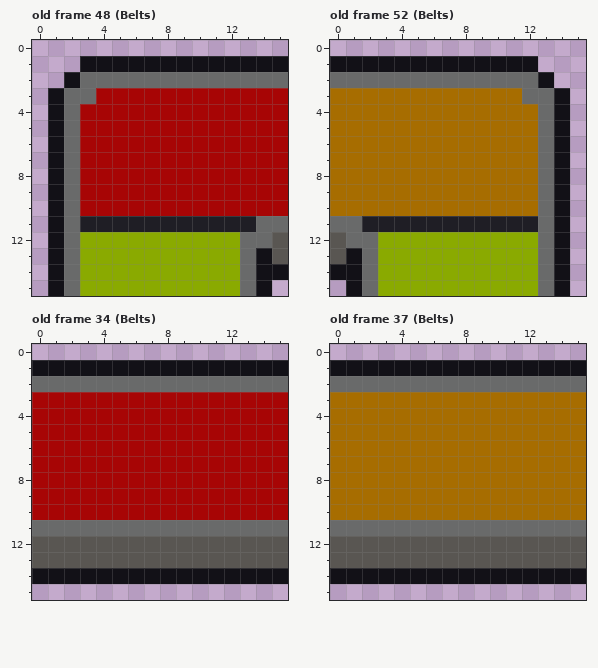
File history of a pixel-art file, art/conveyors/conveyor.aseprite. Above is the file before it was changed.
16x16 pixels, 53 frames. Shown: old frame 48 (Belts), old frame 52 (Belts), old frame 34 (Belts), old frame 37 (Belts). The commit also changed other frames, which this record leaves out.
The result:
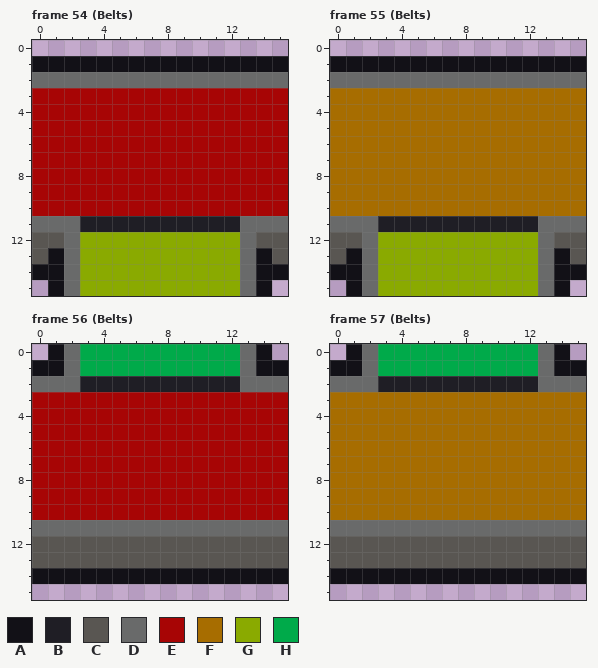
Palette (. is transparent): A #121117  B #1f1e25  C #595652  D #696a6a  E #a70505  F #a76d00  G #8aaa00  H #00aa4a
A new or re-ordered frame is compared with the old frame closest to it.
The author wrote: More conveyor types (making autotiling for this will be fun...)
What changed:
frames 53 -> 65
Changed rows in their new state; - is an unchanged pixel.
Frame 54 (Belts) is new; against old frame 48 (Belts), layers "Belts", "Directions(?)":
first column x 0:
 1 AAA------------
 2 DDD------------
 3 EEEE-----------
 4 EEE------------
 5 EEE------------
 6 EEE------------
 7 EEE------------
 8 EEE------------
 9 EEE------------
10 EEE------------
11 DD-----------D-
12 CC------------C
13 C--------------
14 A--------------
Frame 55 (Belts) is new; against old frame 52 (Belts), layers "Belts", "Directions(?)":
first column x 1:
 1 ------------AAA
 2 ------------DDD
 3 -----------FFFF
 4 ------------FFF
 5 ------------FFF
 6 ------------FFF
 7 ------------FFF
 8 ------------FFF
 9 ------------FFF
10 ------------FFF
11 -D-----------DD
12 C------------CC
13 --------------C
14 --------------A
Frame 56 (Belts) is new; against old frame 34 (Belts), layers "Belts", "Directions(?)":
first column x 1:
 0 ADHHHHHHHHHHDA
 1 -DHHHHHHHHHHD-
 2 --BBBBBBBBBB--
Frame 57 (Belts) is new; against old frame 37 (Belts), layers "Belts", "Directions(?)": the same change as frame 56 (Belts)
Changed places in both pictures, as pixel boxes (x1, y1, x2, y2):
changed: (32, 56, 96, 280)
changed: (240, 216, 272, 248)
changed: (522, 56, 586, 280)
changed: (346, 216, 378, 248)
changed: (48, 344, 272, 392)
changed: (346, 344, 570, 392)
